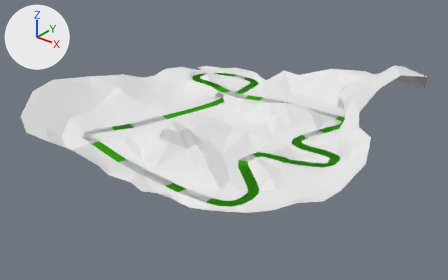
The Blender file UnityProject/Assets/Terrain/Track.blend, before and after one commit.
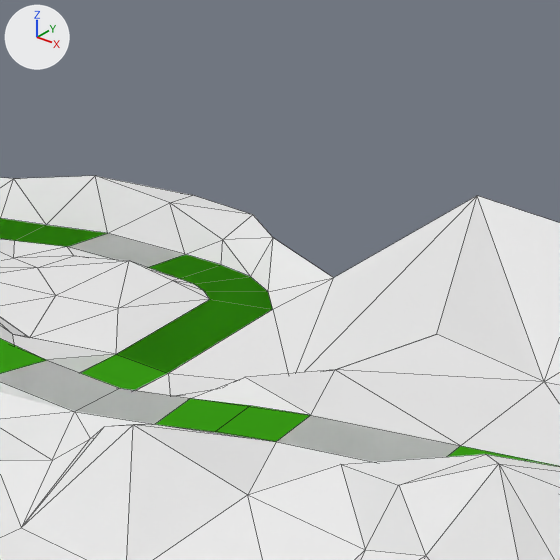
Each version is shown whole from a 50 mm lens placed at (550.0, -708.0, 408.0), pointed at (1.0, -23.0, -18.0), then close up on the part from 50% to 66% of the width and 16% to 41% of the height. The lights are fixed; the arrows at upper left show +X, +Y and +Z. The close-ups show mesh edges as thin lines.

The first close-up shows 'Road', 'TerrainDone'.
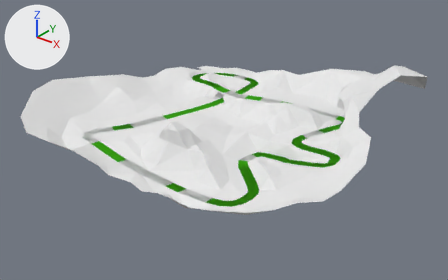
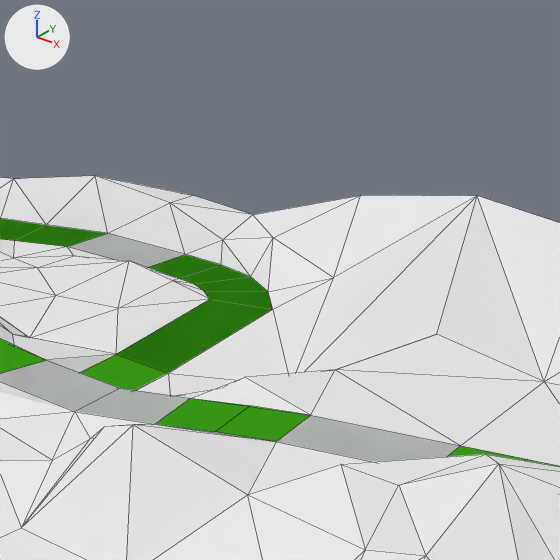
Location of each change, [x1, y1, x2, y2] in pixels of the close-ups (560 x 560 px):
part 1 of me_plane_004, added
    after: [254, 195, 476, 278]

What the commit changed:
me_plane_004 has 464 vertices, 754 faces, 1 loose edge and spans x -275.0..241.0, y -243.0..237.0, z -14.0..91.0.
me_plane_004 is used by ob_terraindone; location (0.0, 0.0, 0.0).
Verts and faces of me_plane_004; kept vertices keep their numbers, new ones are numbered from 464.
Before the commit, vertices of me_plane_004: 219 (-44.0, 210.0, 24.0) at pixel (477, 195), 222 (-69.0, 191.0, 4.0) at pixel (333, 277), 388 (-90.0, 196.0, 7.0) at pixel (273, 237), 390 (-104.0, 207.0, 6.0) at pixel (252, 214).
Part 1, on me_plane_004:
New vertex 464 is at (-73.0, 206.0, 18.0), pixel (360, 195).
New faces: (222, 464, 388), (388, 464, 390), (219, 464, 222).
